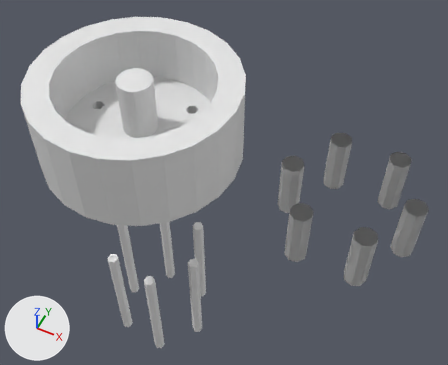
Renders of the Blender file wheels/wheels.blend from each side of a commit.
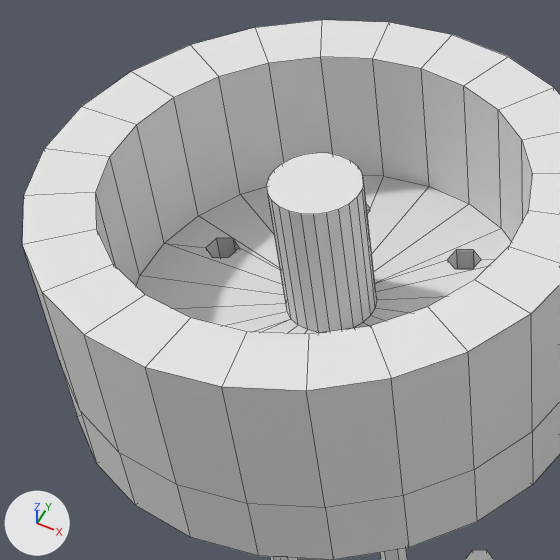
Each version appears first whole from a 50 mm lens placed at (47.8, -63.6, 68.3), pointed at (11.8, 8.4, -21.7), and next in a close-up on the part from 3% to 51% of the width and 2% to 62% of the height. Arrows for +X, +Y and +Z are at lower left; the lights stay in place. The close-ups show mesh edges as thin lines.

Objects in the first close-up: 'hub.001'.
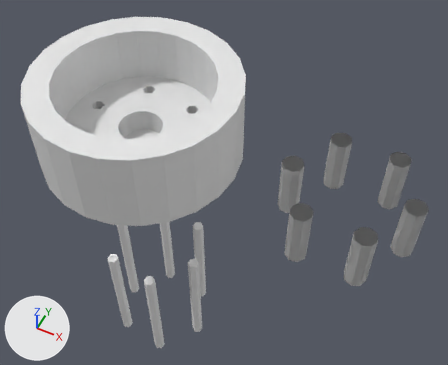
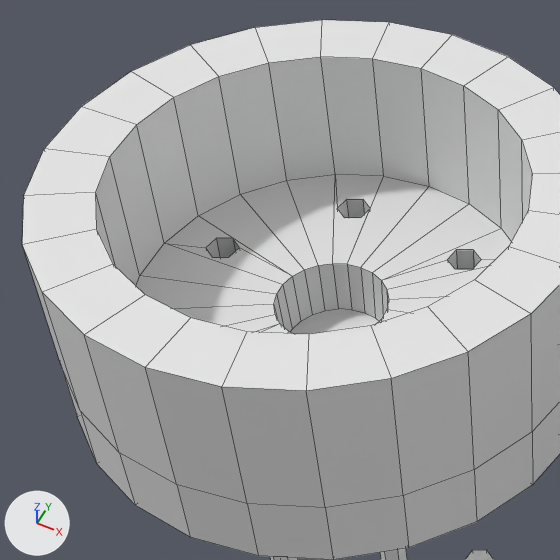
Commit message: hub center

The edits, one by one:
me_cylinder_002 has 288 vertices, 242 faces and spans x -5.94..5.94, y -5.94..5.94, z -2.0..1.0.
me_cylinder_002 is used by ob_hub_001; location (0.0, 0.0, 0.32); scale (3.0, 3.0, 5.0).
me_cylinder_002 part 1: 48 of 288 vertices moved; they spanned x -1.0..1.0, y -1.0..1.0, z -1.0..1.0 and now span x -1.27..1.27, y -1.27..1.27, z -1.82..-1.0; mean shift (0.0, 0.0, -1.41); largest move (-0.97, 0.25, 1.0) -> (-1.18, 0.31, -1.82).

What differs and where, as boxes [x1, y1, x2, y2] in the close-ups (560 x 560 px; the box of a moved part takes in the faces that stretch with it):
part 1 of me_cylinder_002, moved or reshaped: before [136, 153, 511, 334]; after [136, 174, 511, 334]
